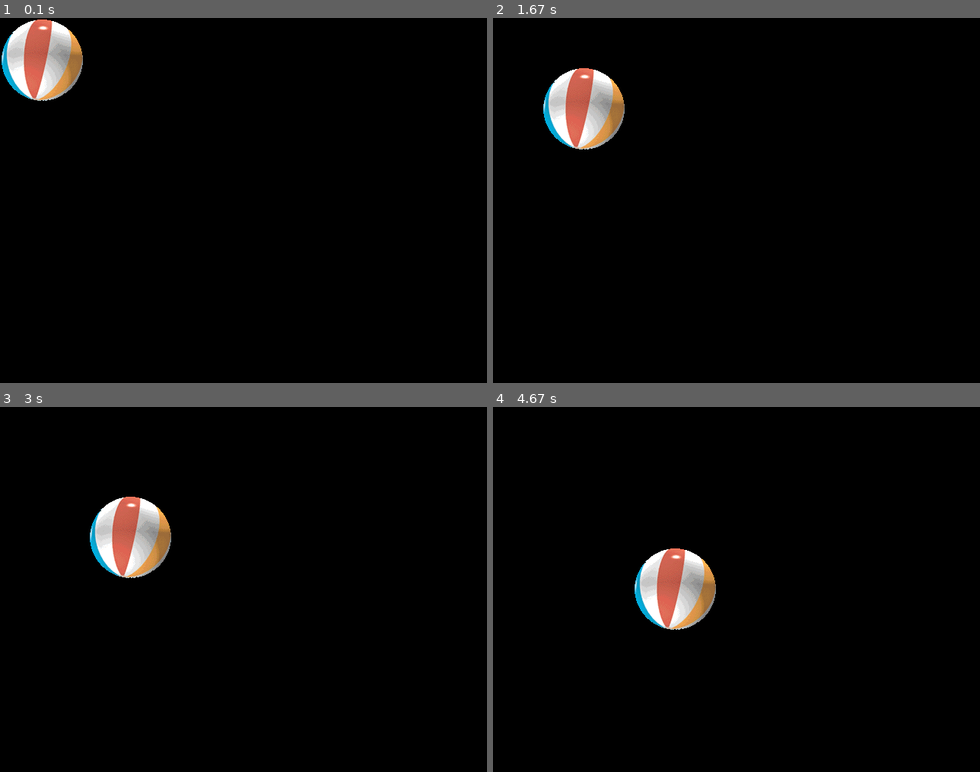
Above: before the commit, frames 1-4 (two rows, left to right).
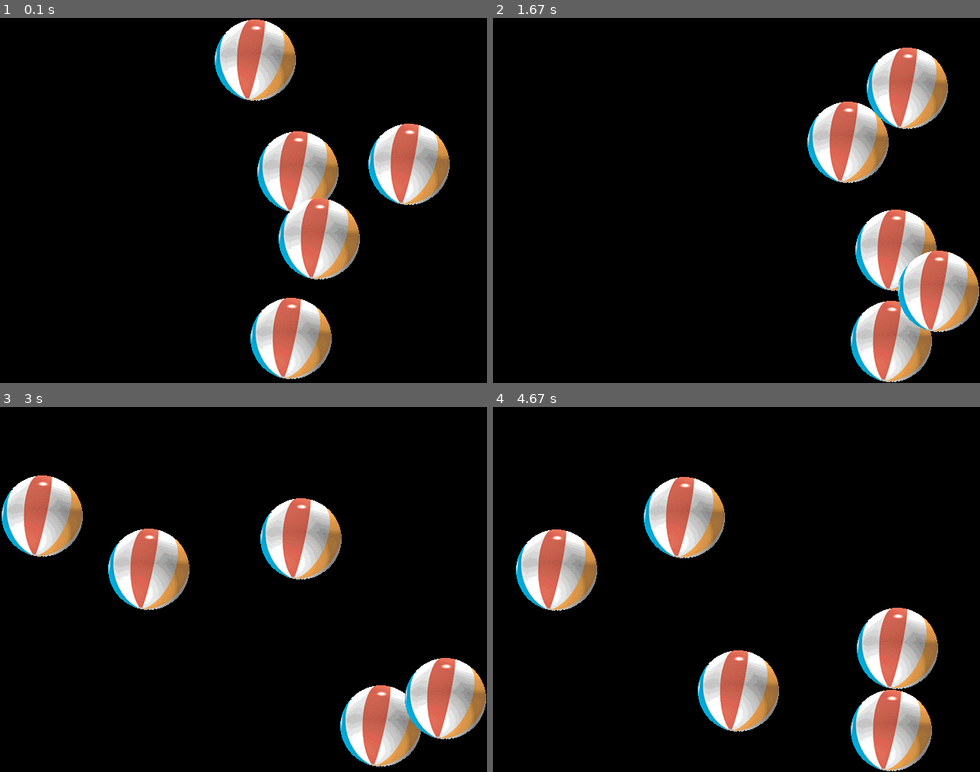
Above: after the commit, the same moments.

Repository: FrBrGeorge/PyGame
Game: pygame game, started from balls.py
Same seed, same stepped clock (60 frames per second), same inputs: the game is played once before the commit and once after it. The source is Python 2; it was converted automatically to run under Python 3.
Inputs (mouse positions are in pixels of both pictures, inside the frame that each line leads up to):
- Up to frame 1 (0.1 s): no input
- Up to frame 2 (1.67 s): press the mouse at (926, 174) at 0.37 s; move the mouse to (755, 160) at 0.47 s; release the mouse at (585, 145) at 0.6 s; press the mouse at (819, 204) at 0.7 s; move the mouse to (731, 134) at 0.8 s; release the mouse at (639, 69) at 0.93 s; press the mouse at (824, 251) at 1.03 s; move the mouse to (872, 291) at 1.13 s; release the mouse at (921, 339) at 1.27 s; press the mouse at (824, 251) at 1.37 s; move the mouse to (843, 207) at 1.47 s; release the mouse at (863, 167) at 1.6 s
- Up to frame 3 (3 s): press the mouse at (404, 636) at 1.7 s; move the mouse to (258, 640) at 1.8 s; release the mouse at (107, 647) at 1.93 s; press the mouse at (272, 695) at 2.03 s; move the mouse to (326, 706) at 2.13 s; release the mouse at (379, 720) at 2.27 s; press the mouse at (355, 534) at 2.37 s; move the mouse to (287, 494) at 2.47 s; release the mouse at (219, 454) at 2.6 s
- Up to frame 4 (4.67 s): no input

The runs differ from the first frame. In frame 1, 17% of the frame differs, in the area x 0-93%, y 0-99%; in frame 2, 17%; in frame 3, 16%; in frame 4, 17%, in the area x 4-92%, y 19-100%.

Commit message:
DnD balls

Diff:
--- a/balls.py
+++ b/balls.py
@@ -2,6 +2,7 @@
 # coding: utf
 
 import pygame
+import random
 
 SIZE = 640, 480
 
@@ -10,9 +11,10 @@
 
 def Init(sz):
     '''Turn PyGame on'''
-    global screen
+    global screen, screenrect
     pygame.init()
     screen = pygame.display.set_mode(sz)
+    screenrect = screen.get_rect()
 
 class GameMode:
     '''Basic game mode class'''
@@ -117,10 +119,35 @@
         for obj in self.objects:
             obj.draw(surface)
 
+class GameWithDnD(GameWithObjects):
+
+    def __init__(self, *argp, **argn):
+        GameWithObjects.__init__(self, *argp, **argn)
+        self.oldpos = 0,0
+        self.drag = None
+
+    def Events(self, event):
+        if event.type == pygame.MOUSEBUTTONDOWN and event.button == 1:
+            click = self.locate(event.pos)
+            if click:
+                self.drag = click[0]
+                self.oldpos = event.pos
+        elif event.type == pygame.MOUSEMOTION and event.buttons[0]:
+                if self.drag:
+                    self.drag.pos = event.pos
+                    self.drag.speed = event.rel
+        elif event.type == pygame.MOUSEBUTTONUP and event.button == 1:
+            self.drag = None
+        GameWithObjects.Events(self, event)
 
 Init(SIZE)
 Game = Universe(50)
-Run = GameWithObjects([Ball("ball.gif",(1,1),(2,2))])
+
+Run = GameWithDnD()
+for i in xrange(5):
+    x, y = random.randrange(screenrect.w), random.randrange(screenrect.h)
+    dx, dy = 1+random.random()*5, 1+random.random()*5
+    Run.objects.append(Ball("ball.gif",(x,y),(dx,dy)))
 
 Game.Start()
 Run.Init()
